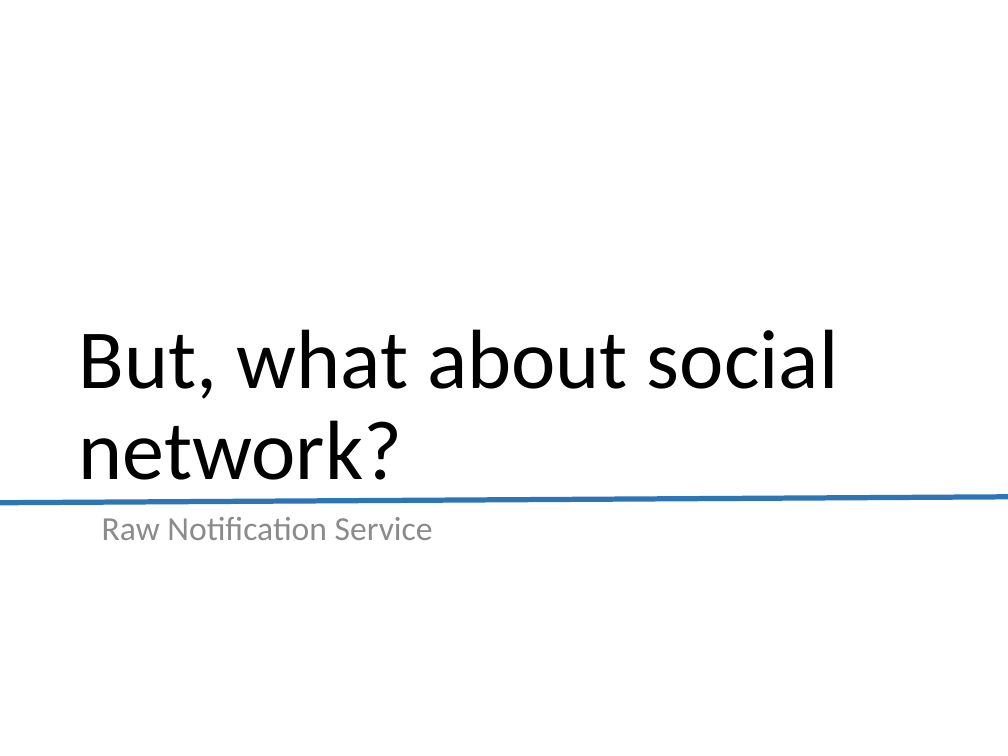
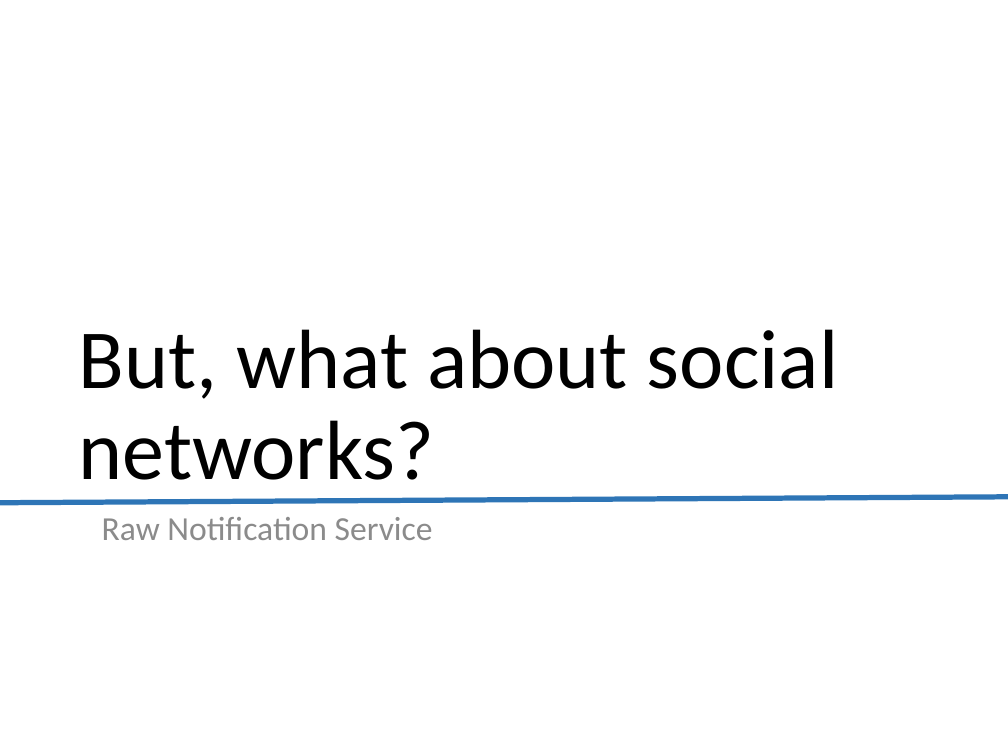
Before and after one commit to lekhasy/RawNotification, a slide deck: slide 11 of Working Individual/SyLK/Presentation.pptx (slide 8 before the commit). Drawn at 1008x756 pixels with LibreOffice and Linux fonts; fonts in the diff are those of the drawing. Boxes give left, top, right and bottom in pixels: in the first picture for what was removed or moved away, otherwise in the second. Text is boxed around its words. In the diff, an @@ line names an element or a change of style, - is before the commit and + after.

```diff
--- a/Working Individual/SyLK/Presentation.pptx
+++ b/Working Individual/SyLK/Presentation.pptx
@@ title at [79, 329, 838, 499]: text changed @@
-But, what about social network?
+But, what about social networks?
```
Also in this commit, not shown: 3 other slides changed, 5 slides added, 1 slide removed, 10 other files.
